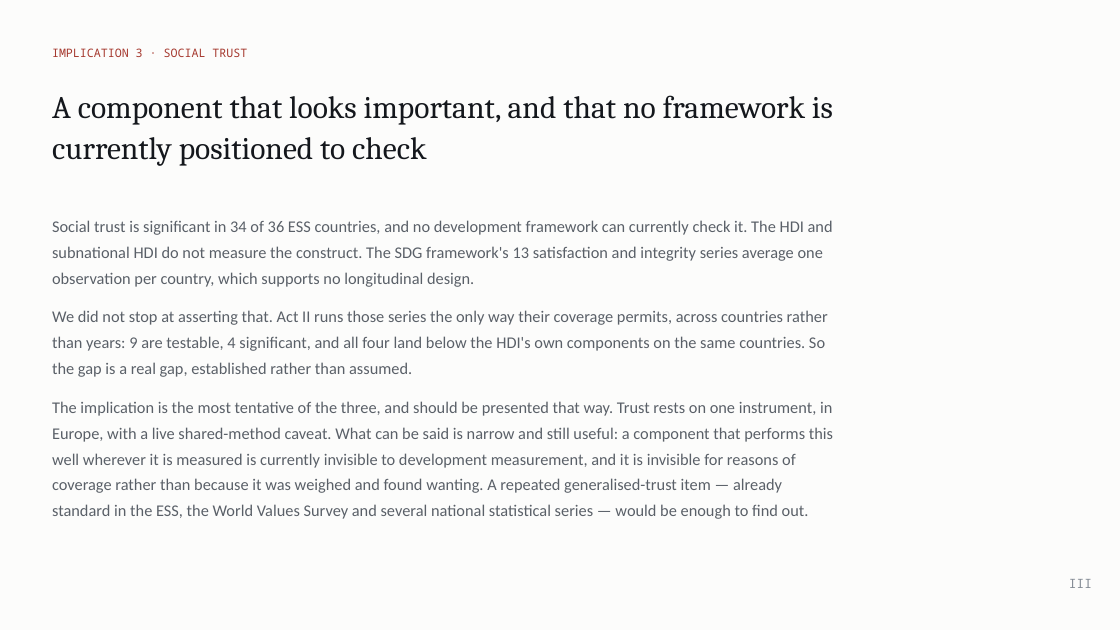
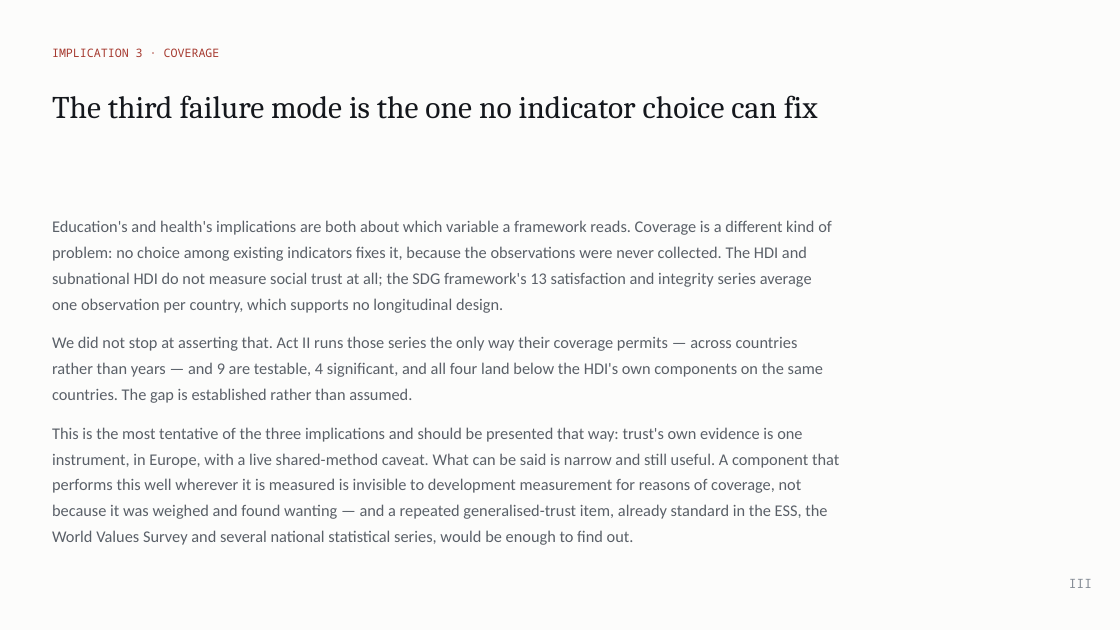
Before and after one commit to cwejnert/HDI-Happiness, a slide deck: slide 28 of deck/Measured_Where_It_Varies.pptx (slide 29 before the commit). Drawn at 1120x630 pixels with LibreOffice and Linux fonts; fonts in the diff are those of the drawing. Boxes give left, top, right and bottom in pixels: in the first picture for what was removed or moved away, otherwise in the second. Text is boxed around its words. In the diff, an @@ line names an element or a change of style, - is before the commit and + after.

```diff
--- a/deck/Measured_Where_It_Varies.pptx
+++ b/deck/Measured_Where_It_Varies.pptx
@@ text at (52, 48, 220, 57): text changed @@
-IMPLICATION 3 · SOCIAL TRUST
+IMPLICATION 3 · COVERAGE
@@ text at (52, 95, 818, 119): text changed @@
-A component that looks important, and that no framework is currently positioned to check
+The third failure mode is the one no indicator choice can fix
@@ text at (52, 220, 839, 545): text changed @@
-Social trust is significant in 34 of 36 ESS countries, and no development framework can currently check it. The HDI and subnational HDI do not measure the construct. The SDG framework's 13 satisfaction and integrity series average one observation per country, which supports no longitudinal design.
-We did not stop at asserting that. Act II runs those series the only way their coverage permits, across countries rather than years: 9 are testable, 4 significant, and all four land below the HDI's own components on the same countries. So the gap is a real gap, established rather than assumed.
-The implication is the most tentative of the three, and should be presented that way. Trust rests on one instrument, in Europe, with a live shared-method caveat. What can be said is narrow and still useful: a component that performs this well wherever it is measured is currently invisible to development measurement, and it is invisible for reasons of coverage rather than because it was weighed and found wanting. A repeated generalised-trust item — already standard in the ESS, the World Values Survey and several national statistical series — would be enough to find out.
+Education's and health's implications are both about which variable a framework reads. Coverage is a different kind of problem: no choice among existing indicators fixes it, because the observations were never collected. The HDI and subnational HDI do not measure social trust at all; the SDG framework's 13 satisfaction and integrity series average one observation per country, which supports no longitudinal design.
+We did not stop at asserting that. Act II runs those series the only way their coverage permits — across countries rather than years — and 9 are testable, 4 significant, and all four land below the HDI's own components on the same countries. The gap is established rather than assumed.
+This is the most tentative of the three implications and should be presented that way: trust's own evidence is one instrument, in Europe, with a live shared-method caveat. What can be said is narrow and still useful. A component that performs this well wherever it is measured is invisible to development measurement for reasons of coverage, not because it was weighed and found wanting — and a repeated generalised-trust item, already standard in the ESS, the World Values Survey and several national statistical series, would be enough to find out.
```
Also in this commit, not shown: 6 other slides changed, 1 slide removed, 1 other file.
